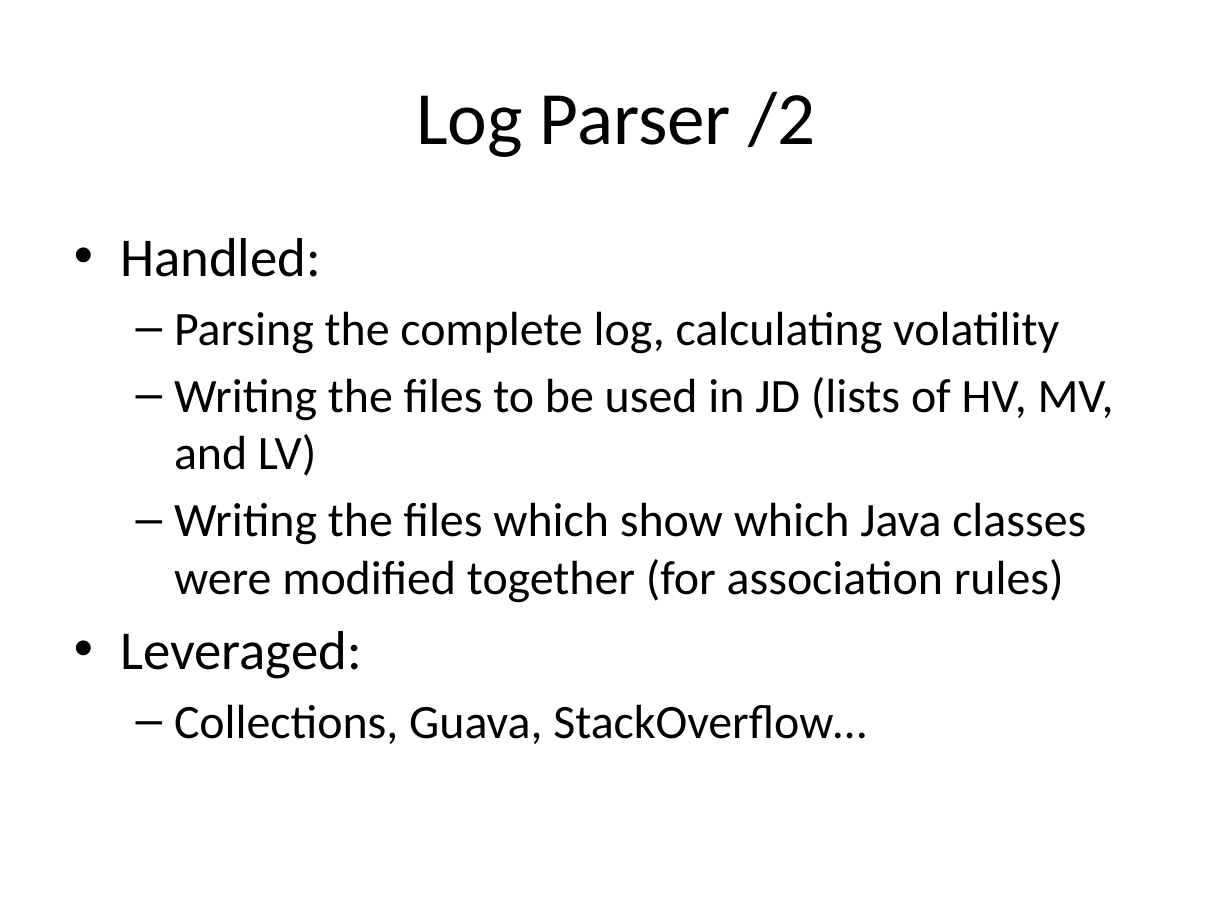
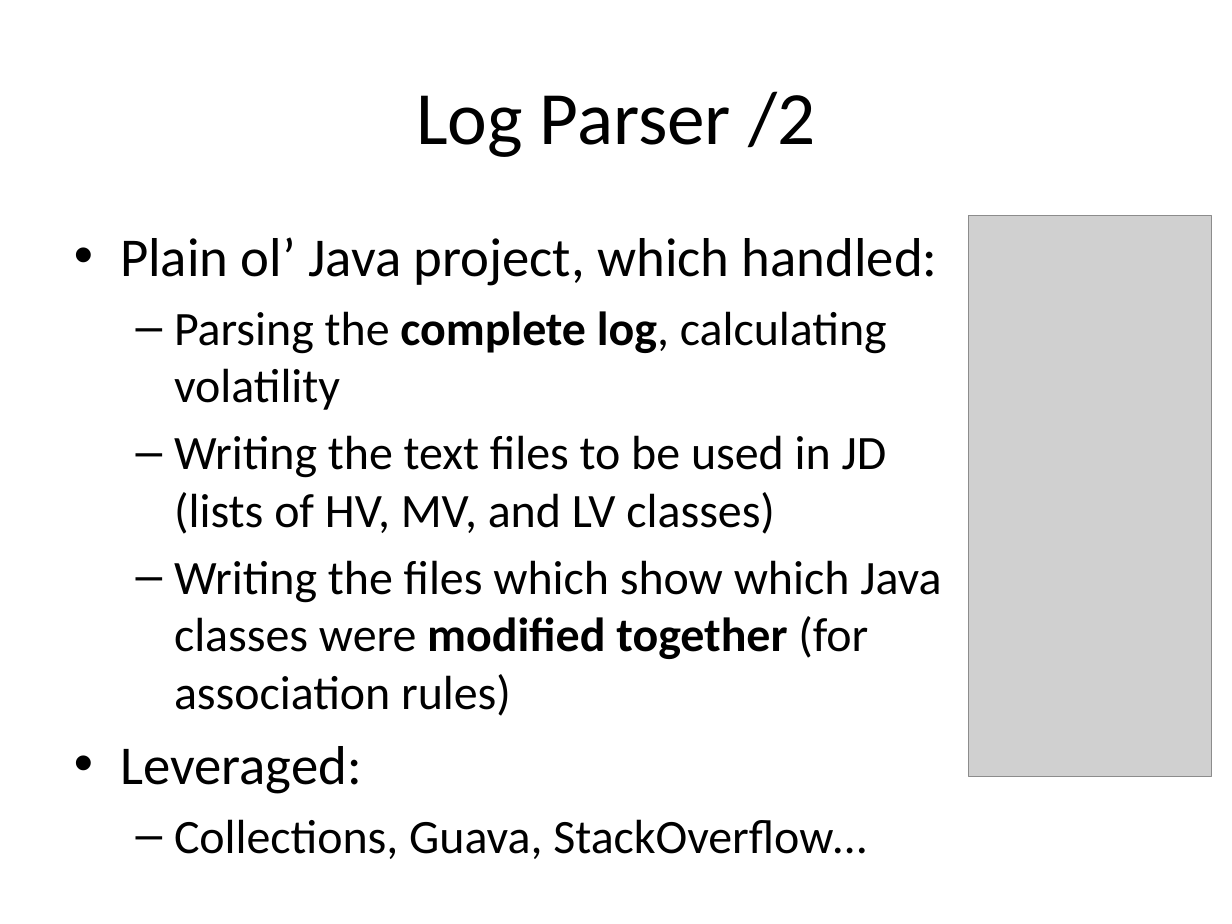
Before and after one commit to tajmilur-rahman/SOEN6611, a slide deck: slide 8 of milestones/Group_Presentation_Volatility.pptx. Drawn at 1232x924 pixels with LibreOffice and Linux fonts; fonts in the diff are those of the drawing; grey boxes stand for pictures. Boxes give left, top, right and bottom in pixels: in the first picture for what was removed or moved away, otherwise in the second. Text is boxed around its words. In the diff, an @@ line names an element or a change of style, - is before the commit and + after.

```diff
--- a/milestones/Group_Presentation_Volatility.pptx
+++ b/milestones/Group_Presentation_Volatility.pptx
@@ text at (120,237,938,286): text changed @@
-• Handled:
+• Plain ol’ Java project, which handled:
@@ picture added at (968,216,1211,776) @@
@@ text at (174,311,941,716): bold on in "complete log,", "modified together" @@
@@ text at (174,435,887,534): text changed @@
-  – Writing the files to be used in JD (lists of HV, MV, and LV)
+  – Writing the text files to be used in JD (lists of HV, MV, and LV classes)
```
Also in this commit, not shown: 8 other slides changed, 6 slides added, 1 slide removed, 2 other files.
